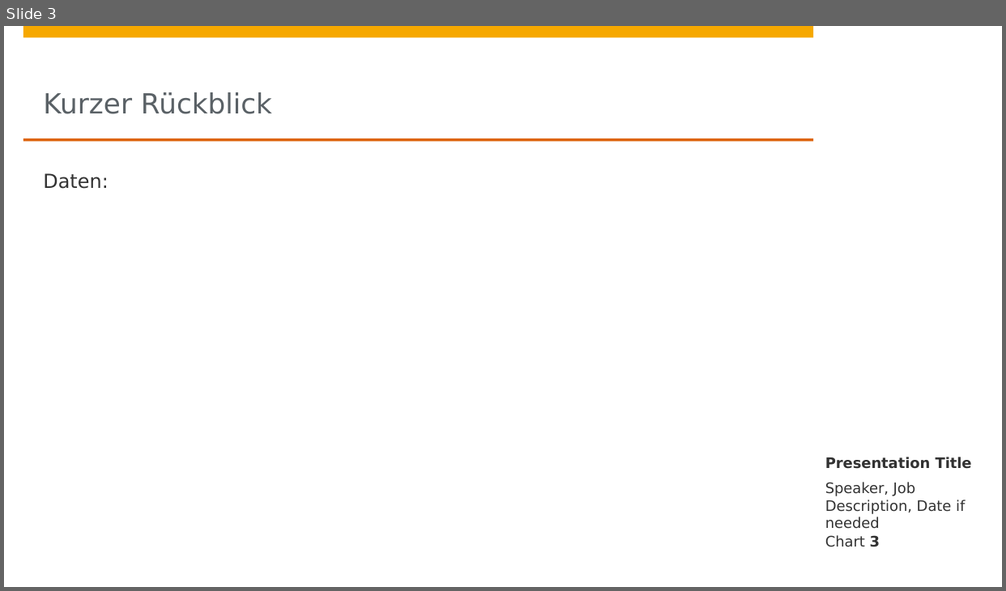
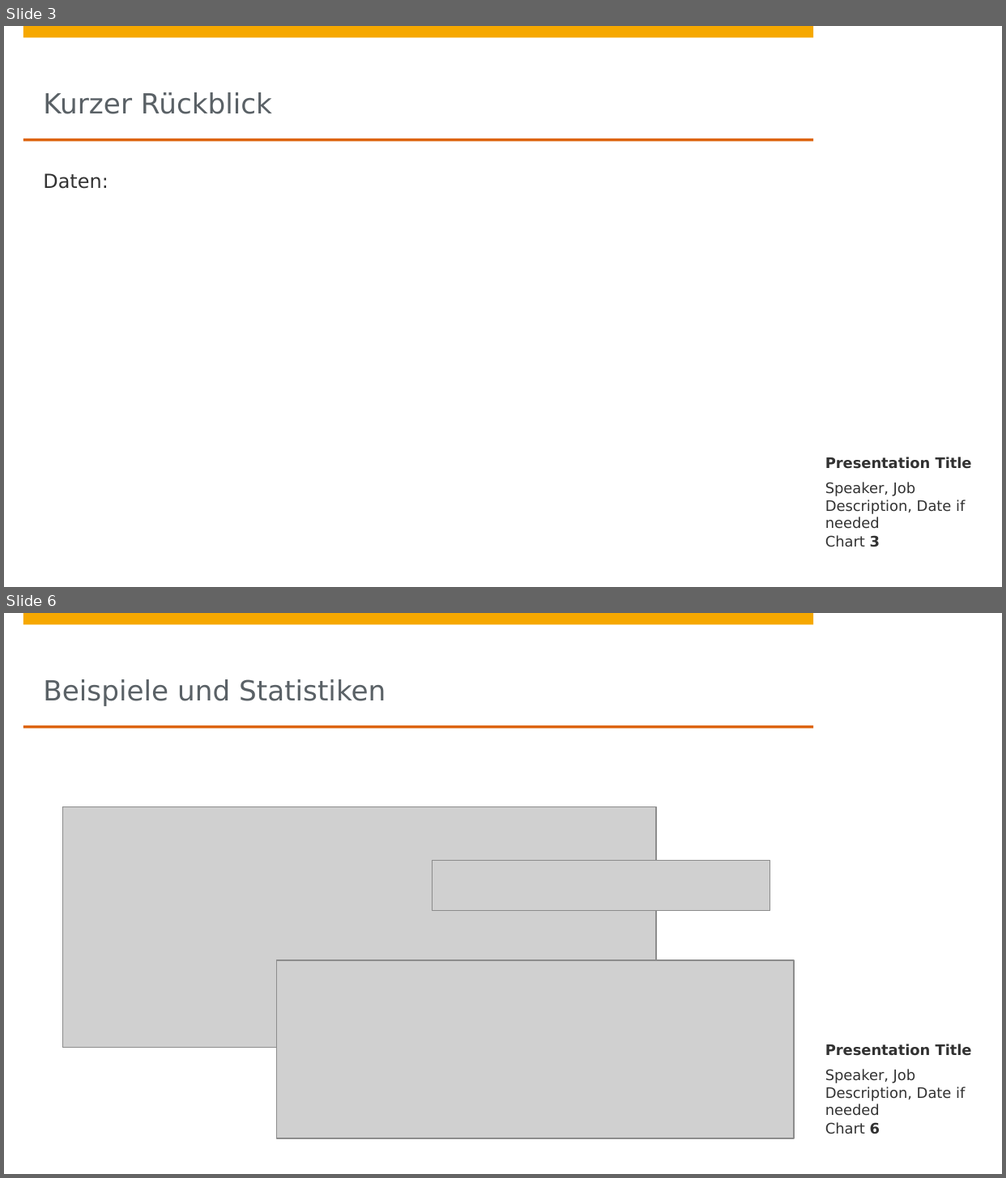
Before and after one commit to johanneshoetter/Health-Data-Integration, a slide deck: presentations/integration.pptx. Shown one above the other, each under a label of ours: slide 3 before the commit, slides 3 and 6 after it; the slides between them are not shown. The pictures are 1006x591 and 1006x1178 pixels, drawn with LibreOffice and Linux fonts; fonts in the diff are those of the drawing; grey boxes stand for pictures; background and template pictures are left out. Boxes give left, top, right and bottom in pixels: in the first picture for what was removed or moved away, otherwise in the second. Text is boxed around its words. In the diff, an @@ line names an element or a change of style, - is before the commit and + after.

```diff
--- a/presentations/integration.pptx
+++ b/presentations/integration.pptx
@@ slide 6 added at (x1=4, y1=613, x2=1002, y2=1174), background #FFFFFF; not listed: 4 template elements that a slide beside it also shows @@
@@ title added at (x1=43, y1=679, x2=386, y2=706), 20 pt, text #5A6166 @@
+Beispiele und Statistiken
@@ picture added at (x1=63, y1=807, x2=655, y2=1048) @@
@@ picture added at (x1=432, y1=861, x2=769, y2=910) @@
@@ picture added at (x1=276, y1=960, x2=794, y2=1139) @@
@@ text added at (x1=825, y1=1044, x2=972, y2=1056), 10.5 pt, text #323232, bold @@
+Presentation Title
@@ text added at (x1=825, y1=1069, x2=965, y2=1116), 10.5 pt, text #323232 @@
+Speaker, Job Description, Date if needed
@@ page number added at (x1=825, y1=1122, x2=880, y2=1135), 10.5 pt, text #323232 @@
+Chart 6
```
Also in this commit, not shown: 6 slides changed, 6 other slides added, 4 other files.
